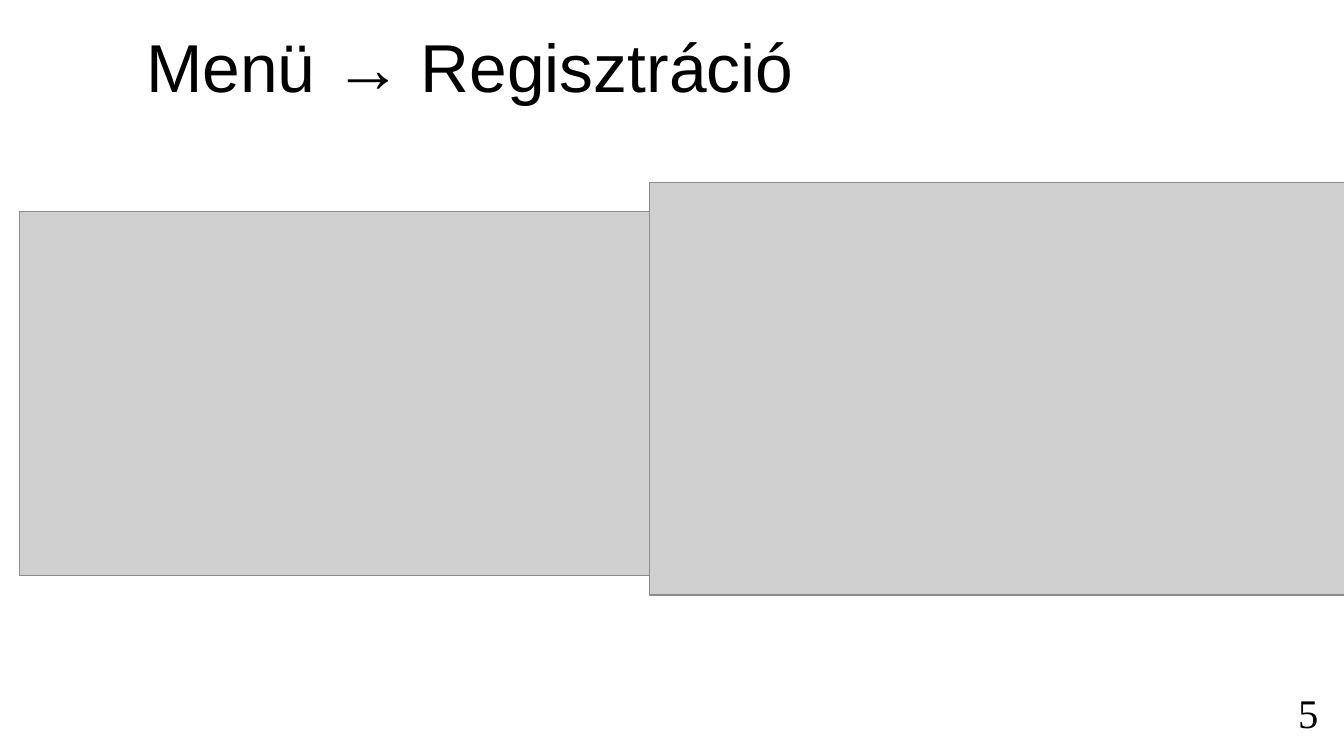
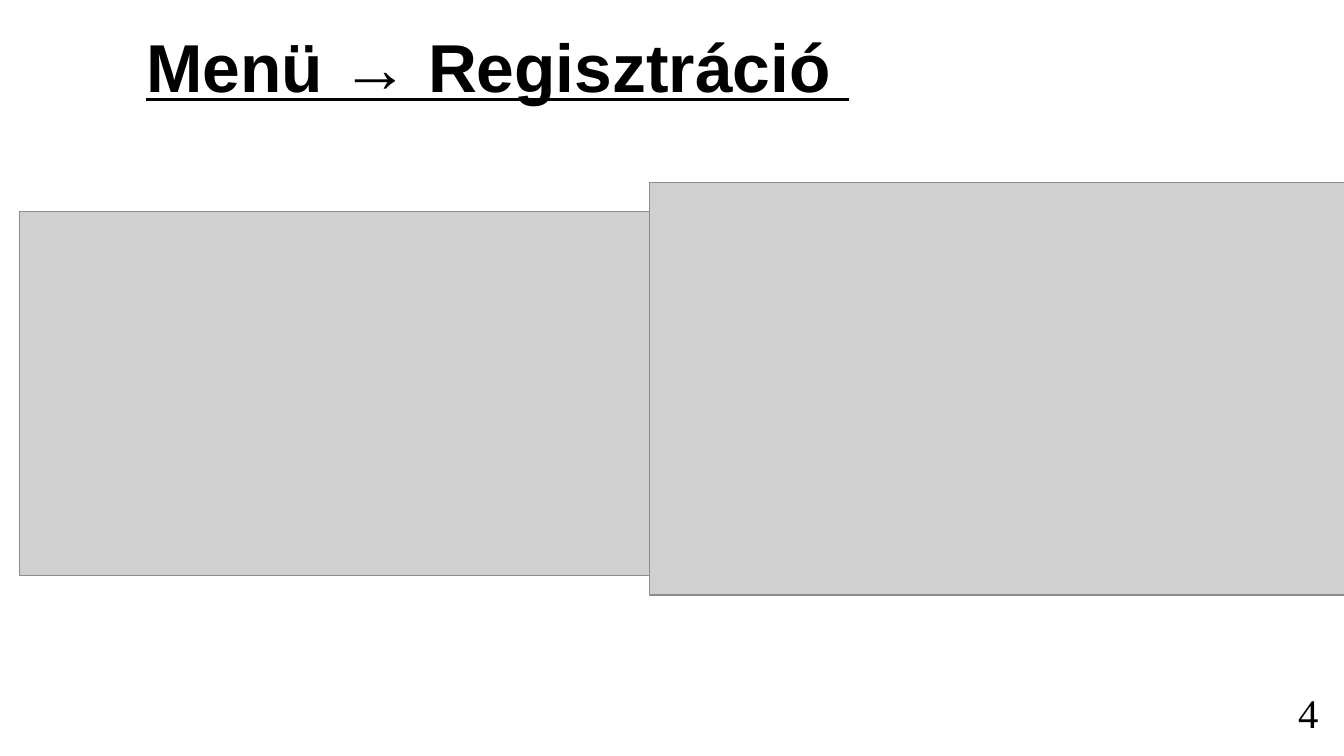
Before and after one commit to marcibaumel/SpeedCards, a slide deck: slide 4 of Mails/prezi2.ppt (slide 5 before the commit). Drawn at 1344x756 pixels with LibreOffice and Linux fonts; fonts in the diff are those of the drawing; grey boxes stand for pictures. Boxes give left, top, right and bottom in pixels: in the first picture for what was removed or moved away, otherwise in the second. Text is boxed around its words. In the diff, an @@ line names an element or a change of style, - is before the commit and + after.

```diff
--- a/Mails/prezi2.ppt
+++ b/Mails/prezi2.ppt
@@ text "Menü → Regisztráció" at box(146, 42, 830, 105): bold on, underline on @@
@@ page number at box(1298, 701, 1318, 728): text changed @@
-5
+4
```
Also in this commit, not shown: 1 other slide changed, 1 slide added, 2 slides removed, 3 other files.
